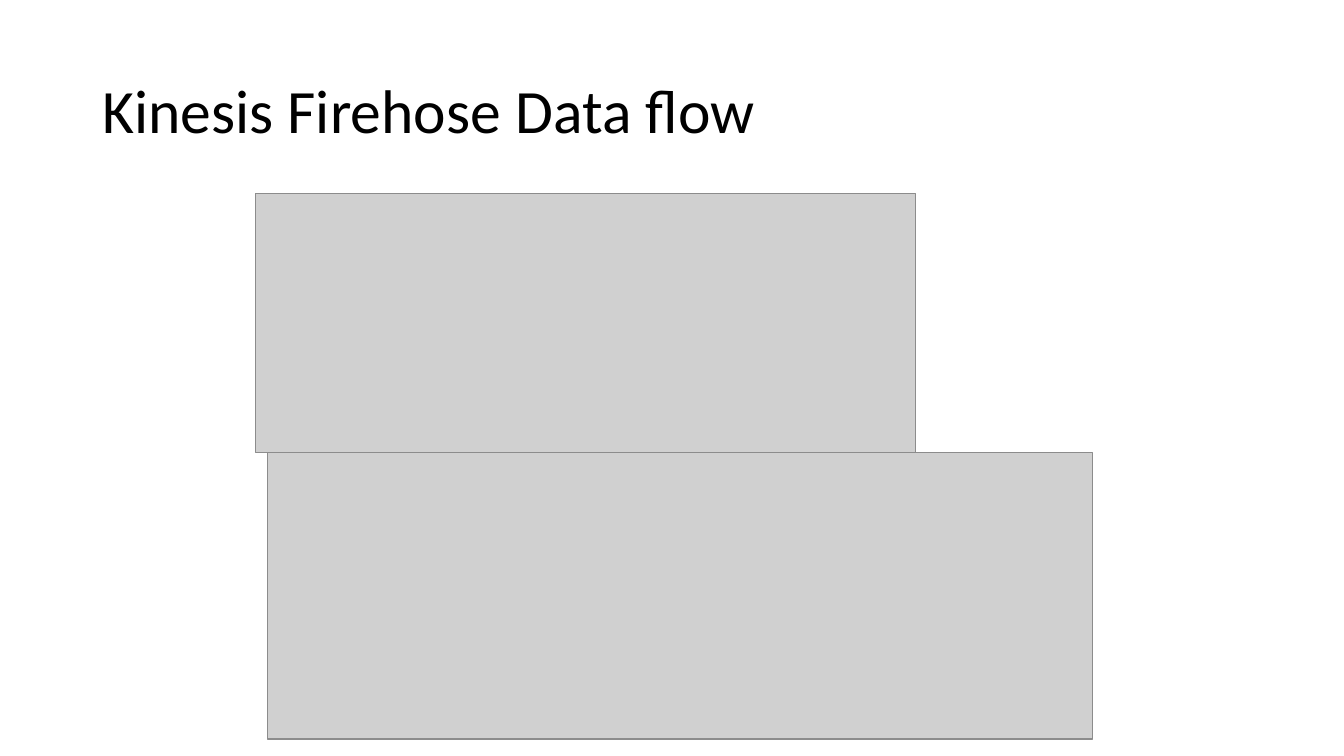
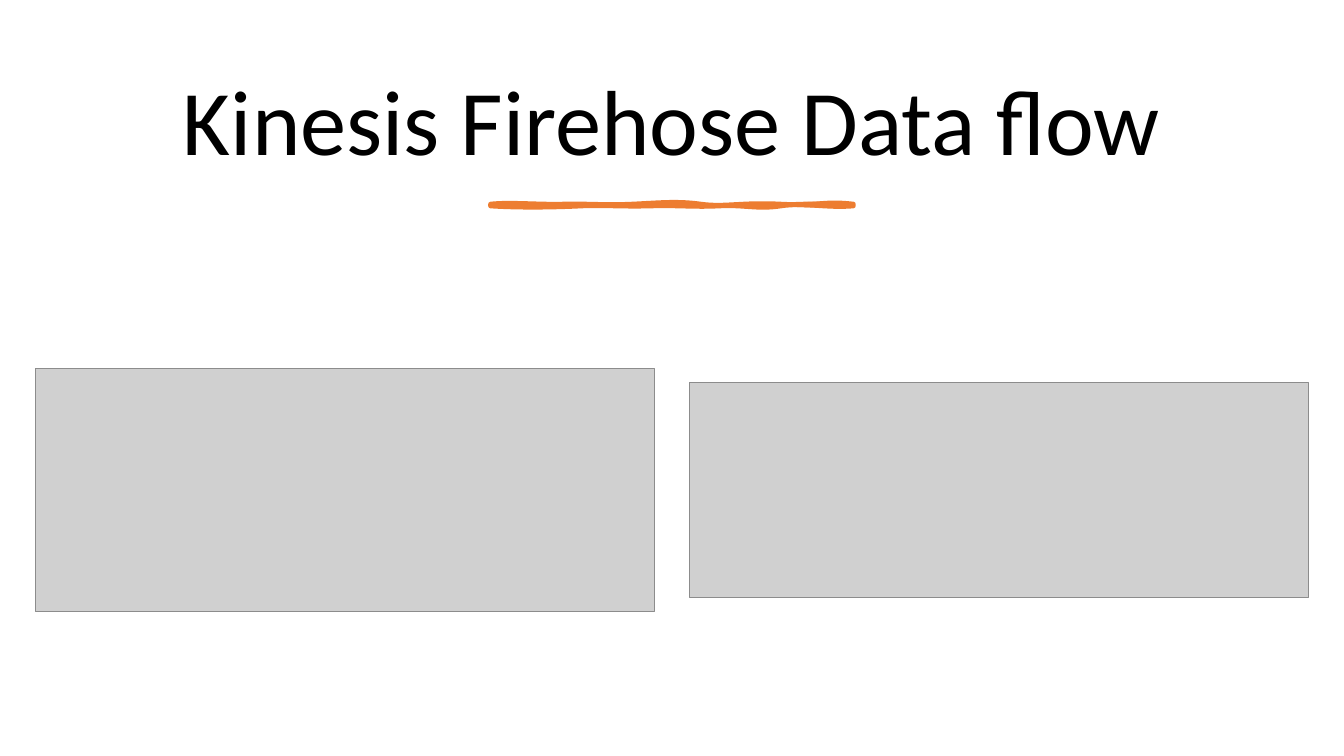
Before and after one commit to IlyaChakun/aws-iba-courses, a slide deck: slide 10 of lecture-materials/Analytics/Kinesis/Kinesis.pptx (slide 8 before the commit). Drawn at 1344x756 pixels with LibreOffice and Linux fonts; fonts in the diff are those of the drawing; grey boxes stand for pictures. Boxes give left, top, right and bottom in pixels: in the first picture for what was removed or moved away, otherwise in the second. Text is boxed around its words. In the diff, an @@ line names an element or a change of style, - is before the commit and + after.

```diff
--- a/lecture-materials/Analytics/Kinesis/Kinesis.pptx
+++ b/lecture-materials/Analytics/Kinesis/Kinesis.pptx
@@ title "Kinesis Firehose Data flow": place and size @@
-title "Kinesis Firehose Data flow" at <box>102,90,755,134</box>
+title "Kinesis Firehose Data flow" at <box>183,91,1160,156</box>
@@ title "Kinesis Firehose Data flow" at <box>183,91,1160,156</box>: size 44 to 66 pt; alignment left to centre @@
@@ freeform shape added at <box>491,204,854,206</box>, fill #ED7D31, outline #ED7D31 3.25 pt @@
@@ picture: place and size @@
-picture at <box>255,194,915,453</box>
+picture at <box>35,369,654,612</box>
@@ picture: place and size @@
-picture at <box>268,453,1093,739</box>
+picture at <box>690,382,1309,597</box>
```
Also in this commit, not shown: 12 other slides changed, 6 slides added, 2 slides removed.
